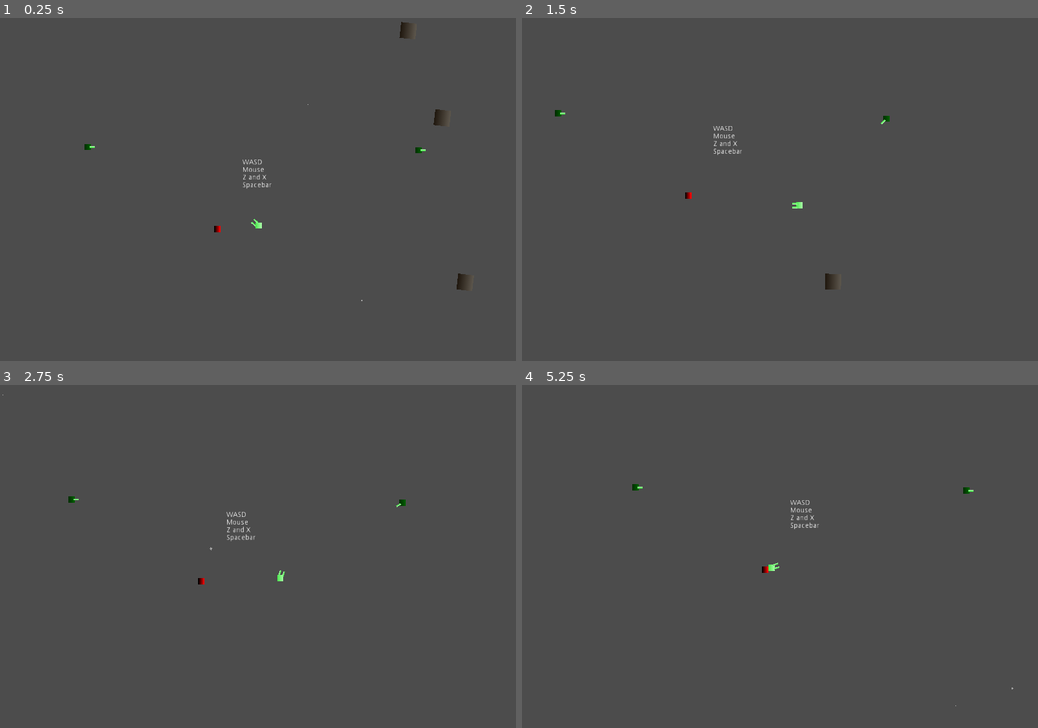
Above: before the commit, frames 1-4 (two rows, left to right).
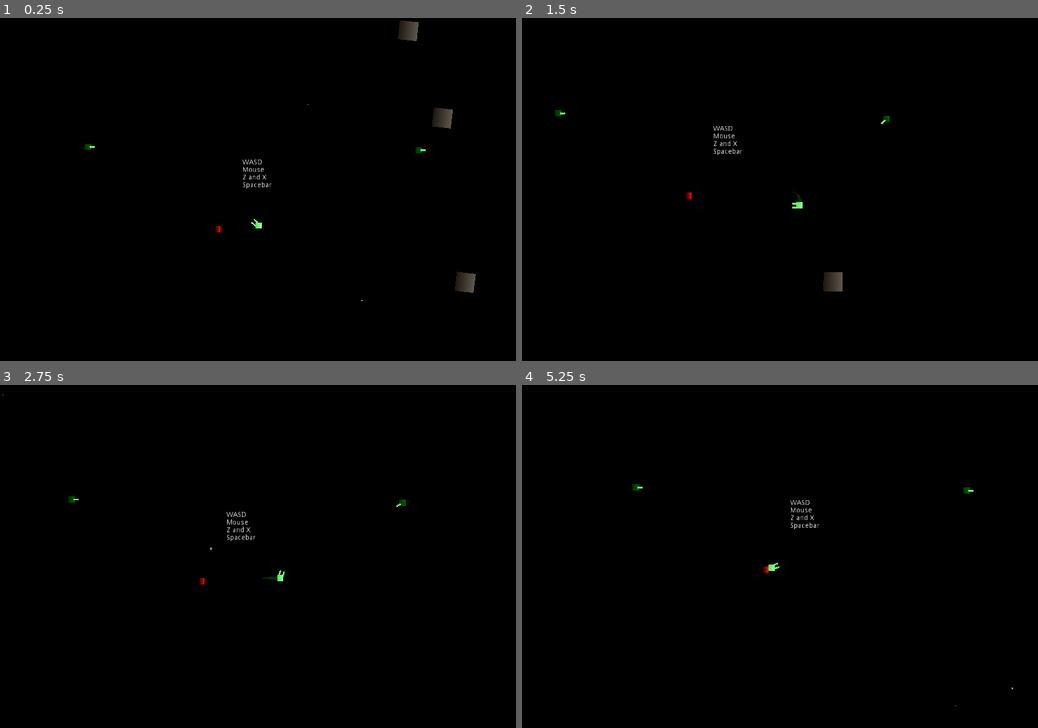
Above: after the commit, the same moments.

Repository: jrcamelo/Godot-SuperRogue
Game: Godot game, scene res://Test1.tscn
The game is run twice, just before and just after one commit, with the same random seed, the same clock (stepped at 60 frames per second) and the same inputs. The engine's default icon, where the game draws it, is replaced by a stand-in: a white triangle on a blue panel in a dark square.
Inputs (mouse positions are in pixels of both pictures, inside the frame that each line leads up to):
- Up to frame 1 (0.25 s): no input
- Up to frame 2 (1.5 s): move the mouse to (893, 172) at 0.52 s; hold D (move_right) 0.53-1.28 s; tap R (r) at 0.6 s; tap V (v) at 0.8, 1.35 s; move the mouse to (676, 206) at 1.27 s; hold S (move_down) from 1.28 s (still down)
- Up to frame 3 (2.75 s): tap X (x) at 1.55, 2.1 s; move the mouse to (309, 481) at 2.02 s; release S (move_down) at 2.03 s; hold D (move_right) from 2.03 s (still down); tap R (r) at 2.3 s
- Up to frame 4 (5.25 s): move the mouse to (754, 625) at 2.77 s; release D (move_right) at 2.78 s; hold W (move_up) 2.78-3.53 s; click (754, 625) at 2.85 s; tap V (v) at 3.05 s; move the mouse to (934, 607) at 3.52 s; hold A (move_left) 3.53-5.03 s; tap R (r) at 3.6, 4.55 s; tap X (x) at 3.8 s; move the mouse to (625, 505) at 4.27 s; right-click (625, 505) at 4.35 s; move the mouse to (805, 556) at 5.02 s; hold S (move_down) from 5.03 s (still down); hold Space (space) from 5.03 s (still down)

The runs differ from the first frame. In frame 1, 99% of the frame differs, in the area x 0-100%, y 0-100%; in frame 2, 100%; in frame 3, 100%; in frame 4, 100%.

Commit message:
Add VFX to bullets and player

Diff:
--- a/Project/Bullets/Arrow.gd
+++ b/Project/Bullets/Arrow.gd
@@ -4,16 +4,17 @@
 var shooter = null
 export var SPEED = 750
 export var DAMAGE = 1.0
-export var LIFETIME = 30
+export var LIFETIME = 10
 
 func _ready():
 	apply_impulse(Vector2(), Vector2(SPEED, 0).rotated(rotation))
+	if $Lifetime != null:
+		$Lifetime.wait_time = LIFETIME
+		$Lifetime.start()
 	mass *= DAMAGE
 
 func _physics_process(delta):
-	LIFETIME -= delta
-	if (LIFETIME <= 0):
-		queue_free()
+	pass
 
 func _on_body_entered(body):
 	if body != shooter:
@@ -23,3 +24,6 @@
 					queue_free()
 		else:
 			queue_free()
+
+func _on_Lifetime_timeout():
+	queue_free()
--- a/Project/Bullets/Arrow.tscn
+++ b/Project/Bullets/Arrow.tscn
@@ -1,6 +1,7 @@
-[gd_scene load_steps=5 format=2]
+[gd_scene load_steps=6 format=2]
 
 [ext_resource path="res://Bullets/Arrow.gd" type="Script" id=1]
+[ext_resource path="res://Trail2D.tscn" type="PackedScene" id=2]
 
 [sub_resource type="RectangleShape2D" id=1]
 extents = Vector2( 9.78432, 4.00094 )
@@ -38,4 +39,16 @@
 [node name="CollisionShape2D" type="CollisionShape2D" parent="Collider"]
 position = Vector2( 10.1563, -0.124996 )
 shape = SubResource( 1 )
+
+[node name="Trail2D" parent="." instance=ExtResource( 2 )]
+show_behind_parent = true
+lifetime = 0.1
+
+[node name="VisibilityNotifier2D" type="VisibilityNotifier2D" parent="."]
+visible = false
+
+[node name="Lifetime" type="Timer" parent="."]
+wait_time = 30.0
+one_shot = true
 [connection signal="body_entered" from="Collider" to="." method="_on_body_entered"]
+[connection signal="timeout" from="Lifetime" to="." method="_on_Lifetime_timeout"]
--- /dev/null
+++ b/Project/Guns/Shield.gd
@@ -0,0 +1,7 @@
+extends Gun
+
+func _ready():
+	Bullet = null
+
+func _shoot(_target):
+	pass
--- a/Project/Guns/Shield.tscn
+++ b/Project/Guns/Shield.tscn
@@ -1,29 +1,25 @@
-[gd_scene load_steps=8 format=2]
+[gd_scene load_steps=10 format=2]
 
-[sub_resource type="GDScript" id=3]
-script/source = "extends \"res://Guns/Gun.gd\"
+[ext_resource path="res://Guns/Shield.gd" type="Script" id=1]
+[ext_resource path="res://Trail2D.tscn" type="PackedScene" id=2]
 
-func shoot(target):
-	return 0
-"
-
-[sub_resource type="Gradient" id=4]
+[sub_resource type="Gradient" id=1]
 colors = PoolColorArray( 0.286743, 0.90625, 0.296423, 1, 0.666992, 1, 0.65625, 1 )
 
-[sub_resource type="GradientTexture" id=5]
-gradient = SubResource( 4 )
+[sub_resource type="GradientTexture" id=2]
+gradient = SubResource( 1 )
 width = 20
 
-[sub_resource type="RectangleShape2D" id=6]
+[sub_resource type="RectangleShape2D" id=3]
 extents = Vector2( 11.8618, 0.469574 )
 
-[sub_resource type="Curve" id=1]
+[sub_resource type="Curve" id=4]
 _data = [ Vector2( 0, 1 ), 0.0, 0.0, 0, 0, Vector2( 1, 0 ), 0.0, 0.0, 0, 0 ]
 
-[sub_resource type="CurveTexture" id=2]
-curve = SubResource( 1 )
+[sub_resource type="CurveTexture" id=5]
+curve = SubResource( 4 )
 
-[sub_resource type="ParticlesMaterial" id=7]
+[sub_resource type="ParticlesMaterial" id=6]
 lifetime_randomness = 0.5
 emission_shape = 2
 emission_box_extents = Vector3( 50, 1, 1 )
@@ -39,21 +35,24 @@
 angle_random = 1.0
 scale = 3.0
 scale_random = 0.5
-scale_curve = SubResource( 2 )
+scale_curve = SubResource( 5 )
 color = Color( 0.854902, 1, 0.862745, 1 )
 
+[sub_resource type="Curve" id=7]
+_data = [ Vector2( 0.00549451, 0.0363636 ), 0.0, 0.0, 0, 0, Vector2( 1, 1 ), 0.0, 0.0, 0, 0 ]
+
 [node name="Shield" type="Node2D"]
-script = SubResource( 3 )
+script = ExtResource( 1 )
 
 [node name="Cannon" type="Sprite" parent="."]
 position = Vector2( 0.0210154, -2.95282 )
 rotation = 3.14159
 scale = Vector2( 5, 7.996 )
-texture = SubResource( 5 )
+texture = SubResource( 2 )
 offset = Vector2( 0, 5 )
 
 [node name="ShootingPoint" type="Position2D" parent="."]
-position = Vector2( -13.0277, 1.02044 )
+position = Vector2( -0.400024, -43.5974 )
 rotation = 1.57212
 scale = Vector2( 4.226, 8.526 )
 
@@ -65,10 +64,29 @@
 
 [node name="CollisionShape2D" type="CollisionShape2D" parent="KinematicBody2D"]
 rotation = 2.91038e-11
-shape = SubResource( 6 )
+shape = SubResource( 3 )
 
 [node name="ConstantParticles" type="Particles2D" parent="."]
+visible = false
 position = Vector2( -0.103382, -47.9955 )
 lifetime = 0.6
 local_coords = false
-process_material = SubResource( 7 )
+process_material = SubResource( 6 )
+
+[node name="Position2D" type="Position2D" parent="."]
+position = Vector2( -49.6689, -43.2147 )
+
+[node name="Position2D2" type="Position2D" parent="."]
+position = Vector2( 49.6689, -43.4953 )
+
+[node name="Trail2D" parent="." instance=ExtResource( 2 )]
+width = 1.0
+width_curve = null
+lifetime = 0.2
+target_path = NodePath("../Position2D")
+
+[node name="Trail2D2" parent="." instance=ExtResource( 2 )]
+width_curve = SubResource( 7 )
+resolution = 3.0
+lifetime = 0.2
+target_path = NodePath("../Position2D2")
--- a/Project/Meteor.tscn
+++ b/Project/Meteor.tscn
@@ -1,14 +1,14 @@
 [gd_scene load_steps=4 format=2]
 
 [sub_resource type="RectangleShape2D" id=3]
-extents = Vector2( 24.9524, 24.8835 )
+extents = Vector2( 29.5166, 30.0425 )
 
 [sub_resource type="Gradient" id=1]
 colors = PoolColorArray( 0.136719, 0.105456, 0.0688934, 1, 0.359375, 0.335247, 0.297607, 1 )
 
 [sub_resource type="GradientTexture" id=2]
 gradient = SubResource( 1 )
-width = 10
+width = 12
 
 [node name="Meteor" type="RigidBody2D"]
 collision_mask = 15
@@ -22,5 +22,5 @@
 scale = Vector2( 5, 5 )
 
 [node name="Sprite" type="Sprite" parent="Node2D"]
-scale = Vector2( 1, 10 )
+scale = Vector2( 1, 12 )
 texture = SubResource( 2 )
--- a/Project/Scenes/Player.tscn
+++ b/Project/Scenes/Player.tscn
@@ -1,11 +1,15 @@
-[gd_scene load_steps=6 format=2]
+[gd_scene load_steps=8 format=2]
 
 [ext_resource path="res://Bodies/NormalBody.gd" type="Script" id=1]
 [ext_resource path="res://Guns/Cannon.tscn" type="PackedScene" id=2]
 [ext_resource path="res://Bodies/NormalBody.tscn" type="PackedScene" id=3]
 [ext_resource path="res://Scenes/Player.gd" type="Script" id=4]
+[ext_resource path="res://Trail2D.tscn" type="PackedScene" id=5]
 
 [sub_resource type="RectangleShape2D" id=1]
+
+[sub_resource type="Curve" id=2]
+_data = [ Vector2( 0, 0 ), 0.0, 0.0, 0, 0, Vector2( 1, 1 ), 0.0, 0.0, 0, 0 ]
 
 [node name="Player" type="KinematicBody2D"]
 collision_layer = 2147483650
@@ -32,3 +36,11 @@
 position = Vector2( 7, -6 )
 
 [node name="Cannon" parent="Weapons/WeaponLeft" instance=ExtResource( 2 )]
+
+[node name="Trail2D" parent="." instance=ExtResource( 5 )]
+width = 12.0
+width_curve = SubResource( 2 )
+default_color = Color( 0.101961, 1, 0, 0.184314 )
+resolution = 10.0
+lifetime = 0.25
+max_points = 24
--- a/Project/StarBackground.tscn
+++ b/Project/StarBackground.tscn
@@ -78,7 +78,6 @@
 process_material = SubResource( 4 )
 
 [node name="ParallaxLayer3" type="ParallaxLayer" parent="."]
-visible = false
 motion_scale = Vector2( 0, 0 )
 
 [node name="Sprite" type="Sprite" parent="ParallaxLayer3"]
--- /dev/null
+++ b/Project/Trail.gd
@@ -0,0 +1,116 @@
+# Draws a 2D trail using Godot's `Line2D`.
+#
+# Instantiate `Trail2D` as a child of a moving node to use it. To control the color, width curve,
+# texture, or trail width, use parameters from the `Line2D` class.
+tool
+
+class_name Trail2D
+extends Line2D
+
+export var is_emitting := false setget set_emitting
+
+# Distance in pixels between vertices. A higher resolution leads to more details.
+export var resolution := 5.0
+# Life of each point in seconds before it is deleted.
+export var lifetime := 0.5
+# Maximum number of points allowed on the curve.
+export var max_points := 100
+
+# Optional path to the target node to follow. If not set, the instance follows its parent.
+export var target_path: NodePath
+
+var _points_creation_time := []
+var _last_point := Vector2.ZERO
+var _clock := 0.0
+var _offset := 0.0
+
+onready var target: Node2D = get_node_or_null(target_path)
+
+
+func _ready() -> void:
+	if not target:
+		target = get_parent() as Node2D
+
+	if Engine.editor_hint:
+		set_process(false)
+		return
+
+	_offset = position.length()
+	set_as_toplevel(true)
+	clear_points()
+	position = Vector2.ZERO
+	_last_point = to_local(target.global_position) + calculate_offset()
+
+
+func _get_configuration_warning() -> String:
+	var warning := "Missing Target node: assign a Node that extends Node2D in the Target Path or make the Trail a child of a parent that extends Node2D"
+	if target:
+		warning = ""
+	return warning
+
+
+func _physics_process(delta: float) -> void:
+	if not is_emitting:
+		return
+	if target == null:
+		return
+
+	_clock += delta
+	remove_older()
+
+	# Adding new points if necessary.
+	var desired_point := to_local(target.global_position)
+	var distance: float = _last_point.distance_to(desired_point)
+	if distance > resolution:
+		add_timed_point(desired_point, _clock)
+
+
+# Creates a new point and stores its creation time.
+func add_timed_point(point: Vector2, time: float) -> void:
+	add_point(point + calculate_offset())
+	_points_creation_time.append(time)
+	_last_point = point
+	if get_point_count() > max_points:
+		remove_first_point()
+
+
+# Calculates the offset of the trail from its target.
+func calculate_offset() -> Vector2:
+	return - 1.0 * polar2cartesian(1.0, target.rotation).rotated(- PI / 2) * _offset
+
+
+# Removes the first point in the line and the corresponding time.
+func remove_first_point() -> void:
+	if get_point_count() > 1:
+		remove_point(0)
+	_points_creation_time.pop_front()
+
+
+# Remove points older than `lifetime`.
+func remove_older() -> void:
+	for creation_time in _points_creation_time:
+		var delta = _clock - creation_time
+		if delta > lifetime:
+			remove_first_point()
+		# Points in `_points_creation_time` are ordered from oldest to newest so as soon as a point
+		# isn't older than `lifetime`, we know all remaining points should stay as well.
+		else:
+			break
+
+
+func set_emitting(emitting: bool) -> void:
+	is_emitting = emitting
+	if Engine.editor_hint:
+		return
+
+	if not is_inside_tree():
+		yield(self, "ready")
+
+	if is_emitting:
+		clear_points()
+		_points_creation_time.clear()
+		_last_point = to_local(target.global_position) + calculate_offset()
+
+
+func _on_VisibilityNotifier2D_screen_exited():
+	queue_free()
--- /dev/null
+++ b/Project/Trail2D.tscn
@@ -0,0 +1,17 @@
+[gd_scene load_steps=3 format=2]
+
+[ext_resource path="res://Trail.gd" type="Script" id=1]
+
+[sub_resource type="Curve" id=1]
+_data = [ Vector2( 0, 0 ), 0.0, 0.0, 0, 0, Vector2( 1, 1 ), 0.0, 0.0, 0, 0 ]
+
+[node name="Trail2D" type="Line2D"]
+width = 3.0
+width_curve = SubResource( 1 )
+default_color = Color( 0.101961, 1, 0, 0.294118 )
+joint_mode = 2
+script = ExtResource( 1 )
+is_emitting = true
+resolution = 1.0
+max_points = 10
+target_path = NodePath("..")
--- a/Project/project.godot
+++ b/Project/project.godot
@@ -68,6 +68,11 @@
 "class": "StatusManager",
 "language": "GDScript",
 "path": "res://StatusManager.gd"
+}, {
+"base": "Line2D",
+"class": "Trail2D",
+"language": "GDScript",
+"path": "res://Trail.gd"
 }, {
 "base": "Reference",
 "class": "UtilsDebug",
@@ -102,6 +107,7 @@
 "MovementManager": "",
 "Propulsion": "",
 "StatusManager": "",
+"Trail2D": "",
 "UtilsDebug": "",
 "WeaponManager": "",
 "WeaponSlot": "",
